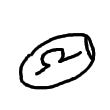
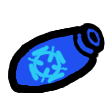
Layered file, before and after one edit (110x110). Changes by layer:
painted on "background" over <box>8,23,105,93</box>
added layer "background #1" above "background #2" over <box>12,26,103,90</box>
added layer "background #2" over <box>8,23,105,93</box>
